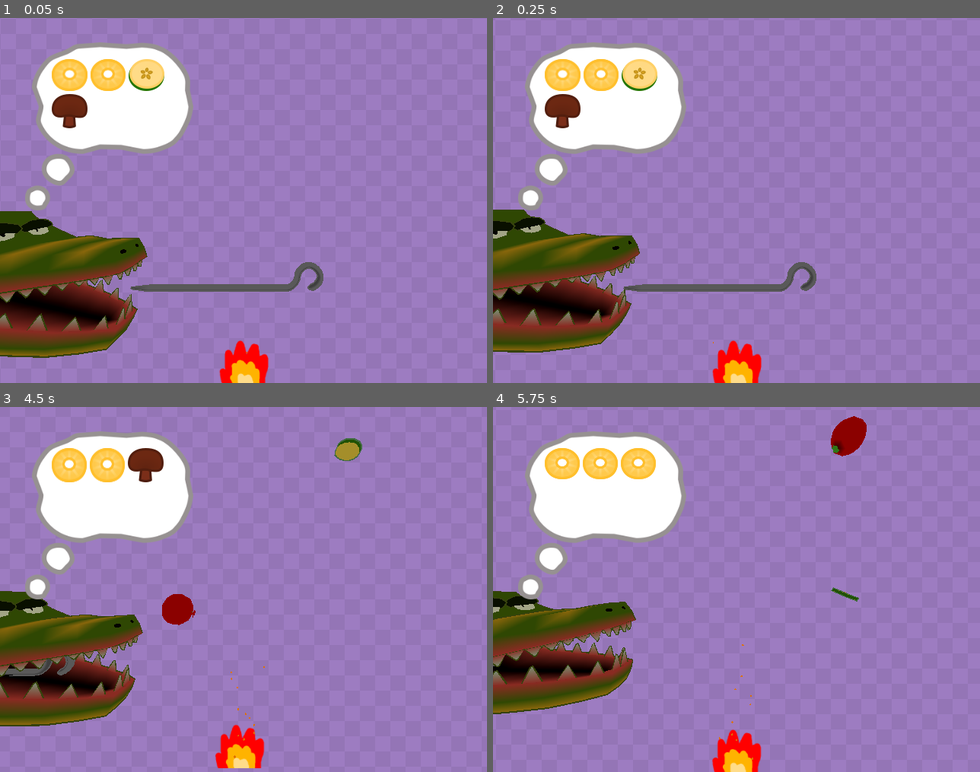
Above: before the commit, frames 1-4 (two rows, left to right).
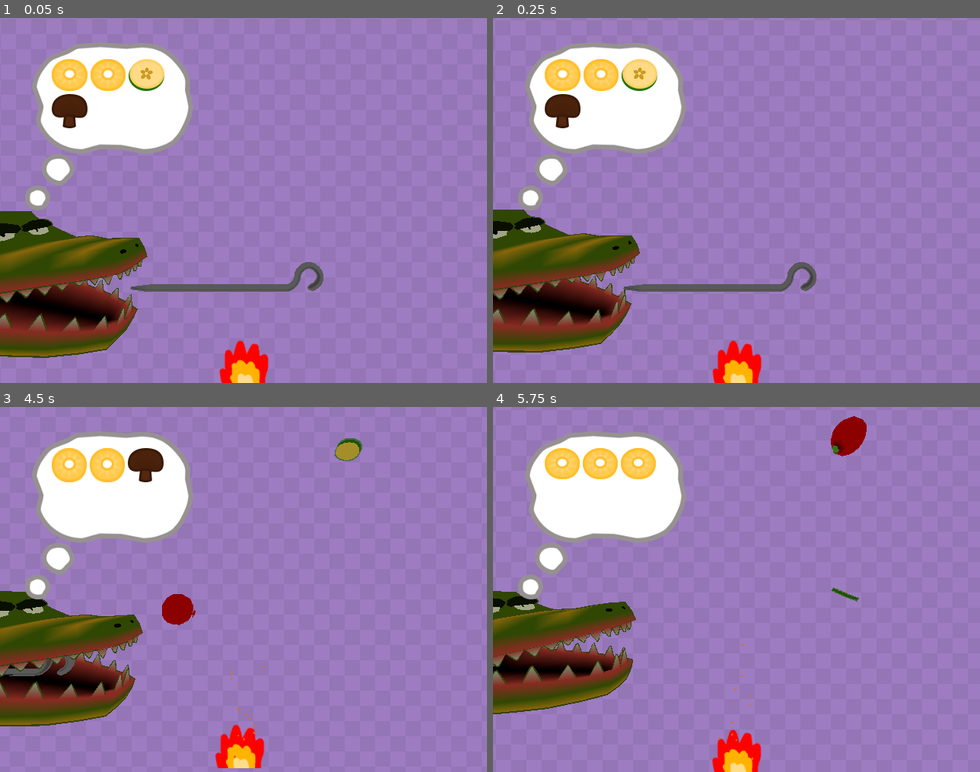
Above: after the commit, the same moments.

Repository: MartinLeGrand/AGES2026GameJam
Game: Godot game, scene res://Project/Maps/GameScene.tscn
The game is run twice, just before and just after one commit, with the same random seed, the same clock (stepped at 60 frames per second) and the same inputs. The engine's default icon, where the game draws it, is replaced by a stand-in: a white triangle on a blue panel in a dark square.
Inputs:
- Up to frame 1 (0.05 s): no input
- Up to frame 2 (0.25 s): no input
- Up to frame 3 (4.5 s): hold Right (ui_right) 0.53-1.28 s; tap Space (chomp) every 0.75 s from 0.6 to 4.35 s; hold Left (ui_left) 1.28-2.03 s; hold Right (ui_right) 2.03-3.53 s; hold Left (ui_left) from 3.53 s (still down); tap E (debug) at 4.15 s
- Up to frame 4 (5.75 s): keep holding Left (ui_left); tap Space (chomp) at 5.1 s

The runs differ from the first frame. In frame 1, 0.4% of the frame differs, in the area x 10-18%, y 20-30%; in frame 2, 0.4%; in frame 3, 0.4%; in frame 4, nothing differs.
Error in both runs: Invalid call. Nonexistent function 'spawnTextEffect' in base 'Nil'. (res://Project/Scripts/text_test.gd:8)

Commit message:
UI: Updated cooked color to match in game colors

Diff:
--- a/Project/GameObjects/Food/food.gd
+++ b/Project/GameObjects/Food/food.gd
@@ -28,7 +28,7 @@
 @export var cook_time: float = 5.0 ## Seconds until perfectly cooked
 #@export var burn_time: float  2.0 ## Seconds after cooked until burnt.
 @export var cooked_color: Color = Color(0.804, 0.45, 0.27, 1.0)
-@export var burnt_color: Color = Color()
+@export var burnt_color: Color = Color("333333")
 
 
 @export_category("Spit")
--- a/Project/UI/Scenes/ui_order_item.gd
+++ b/Project/UI/Scenes/ui_order_item.gd
@@ -25,17 +25,21 @@
 func setTargetPrepared(food : Food.Prepared):
 	match food:
 		Food.Prepared.RAW:
-			print_debug("RAW")
-			modulate = Color(1.0, 1.0, 1.0) # Normal
+			#print_debug("RAW")
+			#modulate = Color(1.0, 1.0, 1.0) # Normal
+			modulate = Color(1.0, 1.0, 1.0)
 		Food.Prepared.MEDIUM_RARE:
-			print_debug("RARE")
-			modulate = Color(1.0, 0.85, 0.85) # Slightly warm
+			#print_debug("RARE")
+			#modulate = Color(1.0, 0.85, 0.85) # Slightly warm
+			modulate = Color("f4bfa6ff")
 		Food.Prepared.COOKED:
-			print_debug("COOKED")
-			modulate = Color(0.85, 0.65, 0.65) # Darker, cooked look
+			#print_debug("COOKED")
+			#modulate = Color(0.85, 0.65, 0.65) # Darker, cooked look
+			modulate = Color("cd7345")
 		Food.Prepared.BURNT:
-			print_debug("BURNT")
-			modulate = Color(0.5, 0.25, 0.25) # Dark and reddish-brown
+			#print_debug("BURNT")
+			#modulate = Color(0.5, 0.25, 0.25) # Dark and reddish-brown
+			modulate = Color("583726ff")
 		Food.Prepared.COAL:
-			print_debug("COAL")
-			modulate = Color(0.2, 0.2, 0.2) # Charcoal dark gray
+			#print_debug("COAL")
+			modulate = Color("333333") # Charcoal dark gray
